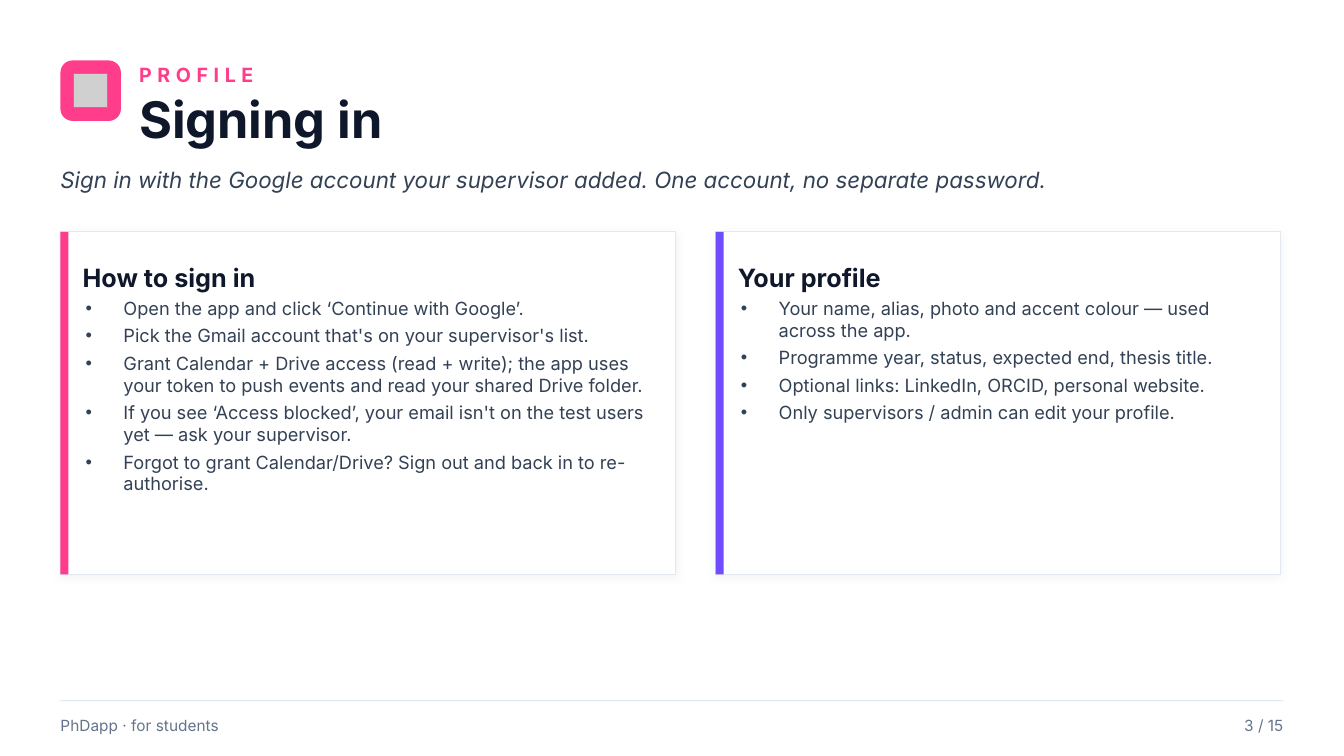
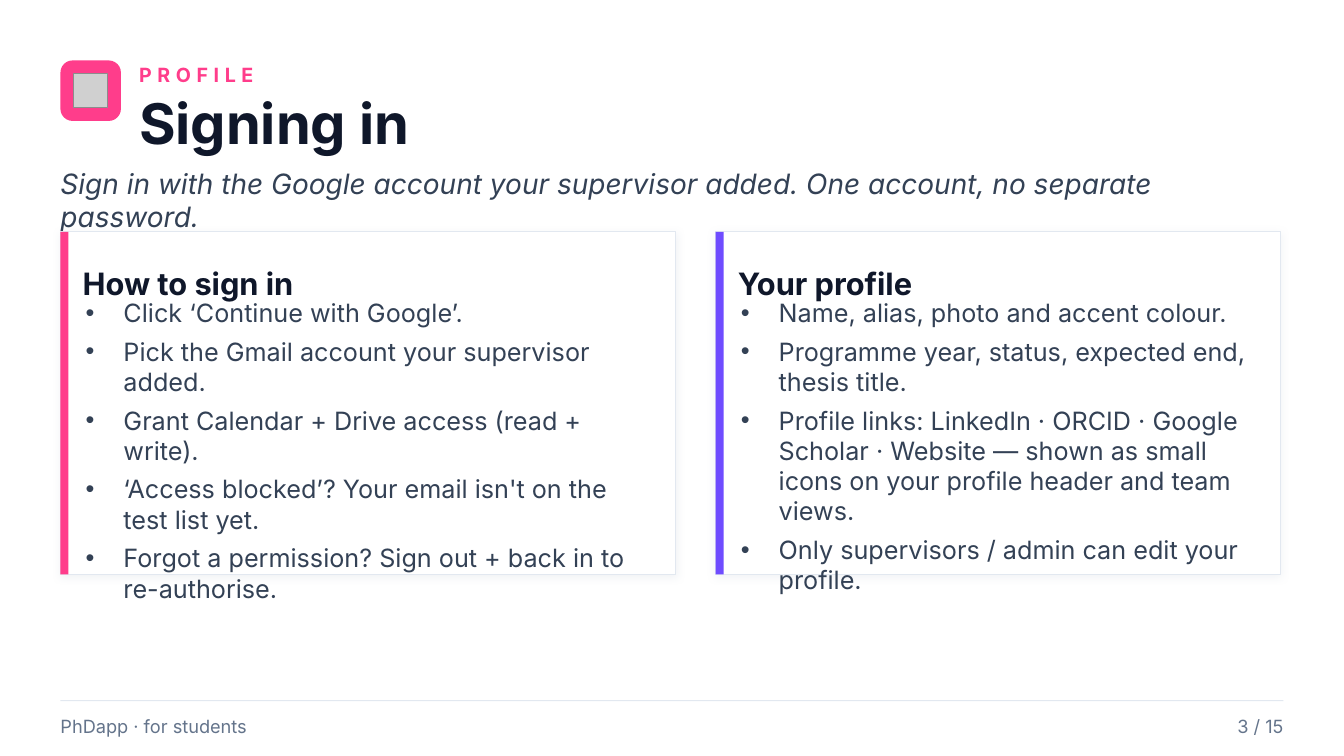
Before and after one commit to rafacastrocsic/phdapp, a slide deck: slide 3 of docs/PhDapp_Student_Overview.pptx. Drawn at 1344x756 pixels with LibreOffice and Linux fonts; fonts in the diff are those of the drawing; grey boxes stand for pictures. Boxes give left, top, right and bottom in pixels: in the first picture for what was removed or moved away, otherwise in the second. Text is boxed around its words. In the diff, an @@ line names an element or a change of style, - is before the commit and + after.

```diff
--- a/docs/PhDapp_Student_Overview.pptx
+++ b/docs/PhDapp_Student_Overview.pptx
@@ text "Signing in" at box(139, 101, 409, 156): size 36 to 40 pt @@
@@ text "Sign in with the Google ..." at box(60, 173, 1152, 234): size 16 to 20 pt @@
@@ text "How to sign in" at box(83, 271, 293, 301): size 18 to 22 pt @@
@@ text "Your profile" at box(738, 271, 912, 301): size 18 to 22 pt @@
@@ text at box(123, 301, 624, 572): text changed; size 13 to 18 pt @@
-• Open the app and click ‘Continue with Google’.
-• Pick the Gmail account that's on your supervisor's list.
-• Grant Calendar + Drive access (read + write); the app uses your token to push events and read your shared Drive folder.
-• If you see ‘Access blocked’, your email isn't on the test users yet — ask your supervisor.
-• Forgot to grant Calendar/Drive? Sign out and back in to re-authorise.
+• Click ‘Continue with Google’.
+• Pick the Gmail account your supervisor added.
+• Grant Calendar + Drive access (read + write).
+• ‘Access blocked’? Your email isn't on the test list yet.
+• Forgot a permission? Sign out + back in to re-authorise.
@@ text at box(779, 301, 1227, 327): text changed; size 13 to 18 pt @@
-• Your name, alias, photo and accent colour — used across the app.
+• Name, alias, photo and accent colour.
@@ text at box(779, 342, 1245, 564): size 13 to 18 pt in "Programme year, status, expected end, thesis title.", "Only supervisors / admin can edit your ..."; more space between paragraphs @@
@@ text at box(779, 411, 1238, 521): text changed; size 13 to 18 pt @@
-• Optional links: LinkedIn, ORCID, personal website.
+• Profile links: LinkedIn · ORCID · Google Scholar · Website — shown as small icons on your profile header and team views.
@@ text "PhDapp · for students" at box(60, 719, 247, 737): size 11 to 13 pt @@
@@ text "3 / 15" at box(1237, 719, 1283, 733): size 11 to 13 pt @@
```
Also in this commit, not shown: 14 other slides changed, 3 other files.
